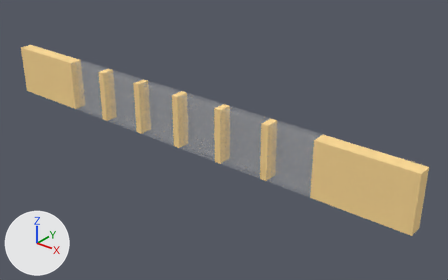
The Blender file public/assets/sensor-gate.blend as it was, and as the next commit left it.
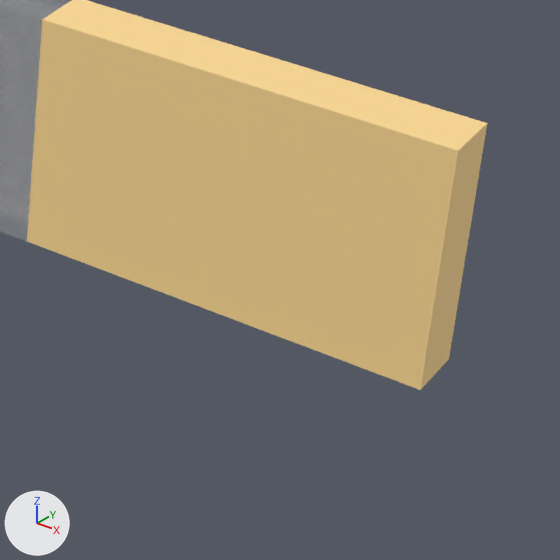
The first picture shows the older version from a 50 mm lens placed at (0.544, -0.312, 0.693), pointed at (0.055, 0.299, 0.315). The close-ups show both versions on the part from 68% to 100% of the width and 48% to 100% of the height of that picture; other places that the commit changed are outside them. Arrows for +X, +Y and +Z are at lower left; the lights stay in place.

The first close-up shows 'gate'.
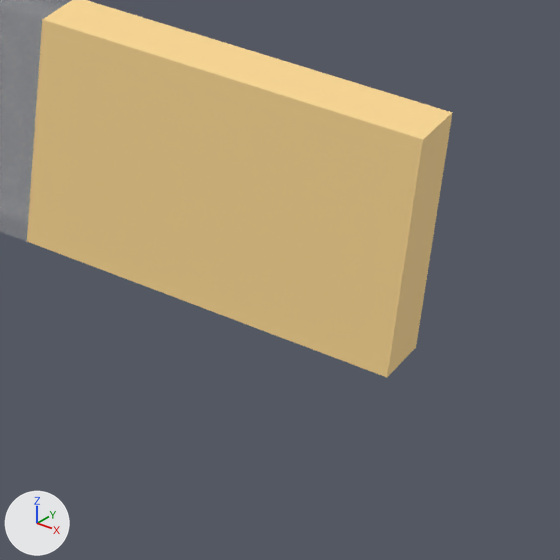
Boxes (x1, y1, x2, y2) around the edits, measured in the close-ups (560 x 560 px; the box of a moved part takes in the faces that stretch with it):
```json
{"object": "gate", "change": "reshaped", "before": [0, 0, 487, 390], "after": [0, 0, 453, 377]}
{"part": 1, "of": "me_gate", "change": "moved or reshaped", "before": [385, 111, 487, 390], "after": [385, 111, 453, 377]}
```

The change, as JSON lines over the scene's bpy script:
```json
{"block": "me_gate", "where": "me_gate.from_pydata(...)  # 574 vertices, 427 faces; spans x -0.35..0.35, y -0.01..0.01, z -0.039..0.039"}
{"block": "me_gate", "where": "# used by ob_gate; location = (0.0, 0.27, 0.34)"}
{"block": "me_gate", "where": "# before: 511 (0.35, 0.001, 0.039) at pixel (474, 135), 513 (0.35, 0.001, -0.039) at pixel (436, 372), 515 (0.35, -0.001, 0.039) at pixel (471, 138), 517 (0.35, -0.001, -0.039) at pixel (433, 376), 519 (0.35, 0.01, 0.039) at pixel (487, 123)"}
{"block": "me_gate", "where": "# before: 521 (0.35, 0.01, -0.039) at pixel (448, 359), 523 (0.35, -0.01, 0.039) at pixel (458, 150), 525 (0.35, -0.01, -0.039) at pixel (420, 390)"}
{"block": "me_gate", "change": "me_gate part 1"}
{"op": "add", "block": "me_gate", "code": "for i in [511, 513, 515, 517, 519, 521, 523, 525]: me_gate.vertices[i].co += Vector((-0.01, 0.0, 0.0))"}
```
